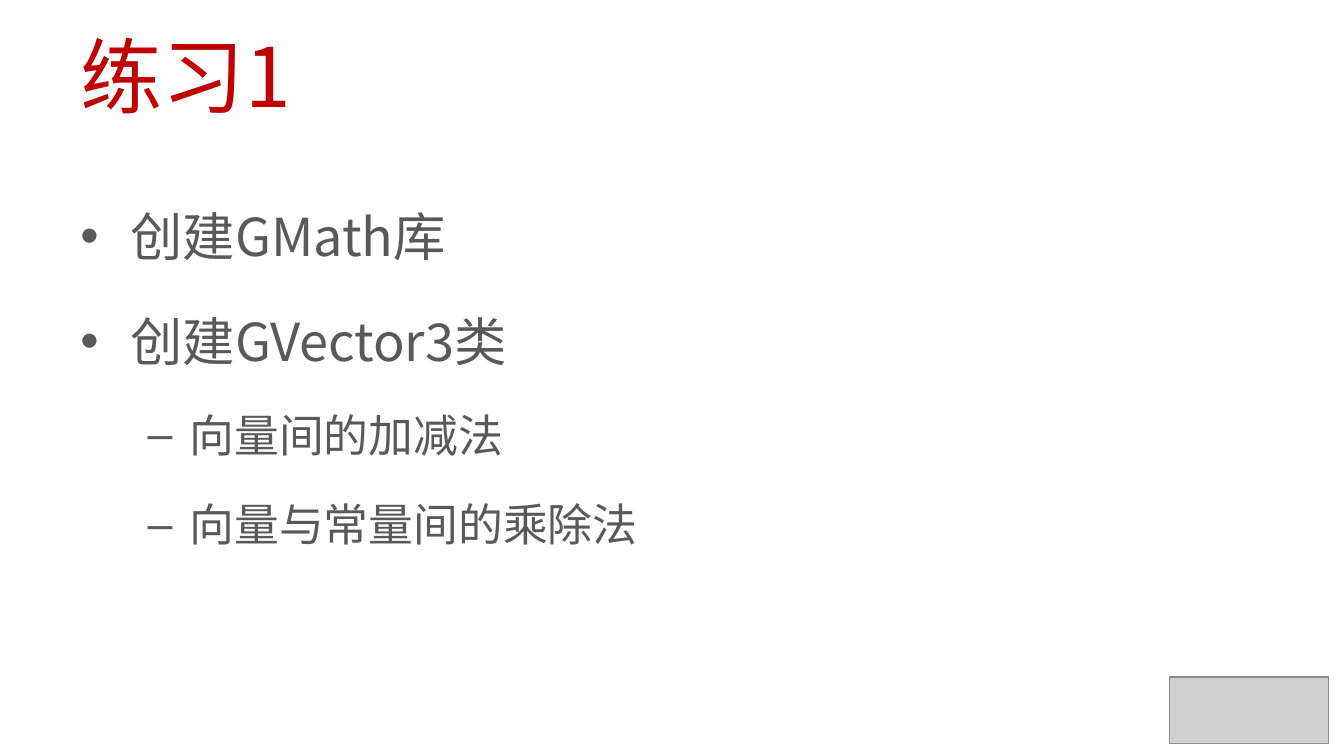
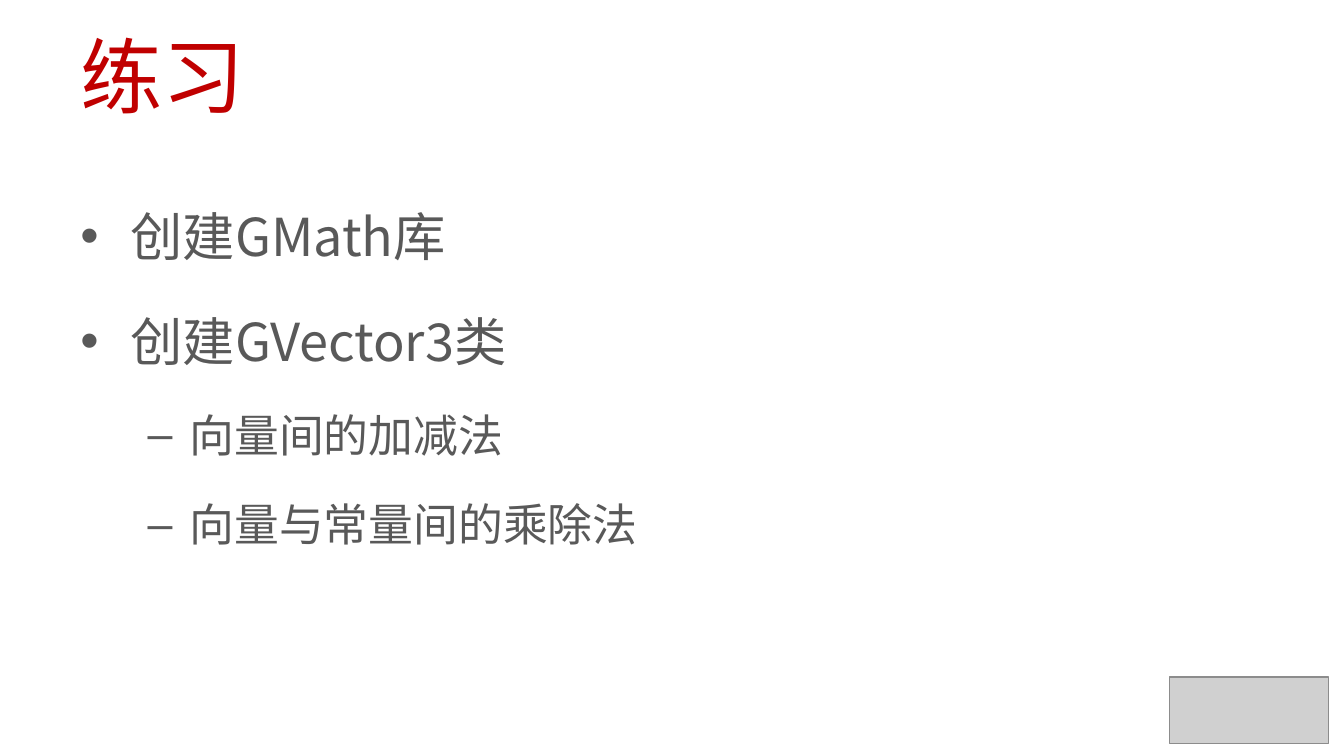
Before and after one commit to 0000duck/ComputerGraphicsBasics, a slide deck: slide 2 of PPT/C++练习.pptx. Drawn at 1344x756 pixels with LibreOffice and Linux fonts; fonts in the diff are those of the drawing; grey boxes stand for pictures. Boxes give left, top, right and bottom in pixels: in the first picture for what was removed or moved away, otherwise in the second. Text is boxed around its words. In the diff, an @@ line names an element or a change of style, - is before the commit and + after.

```diff
--- a/PPT/C++练习.pptx
+++ b/PPT/C++练习.pptx
@@ title at [81,37,245,114]: text changed @@
-练习1
+练习
```
Also in this commit, not shown: 1 other slide changed, 5 slides added, 2 other files.
